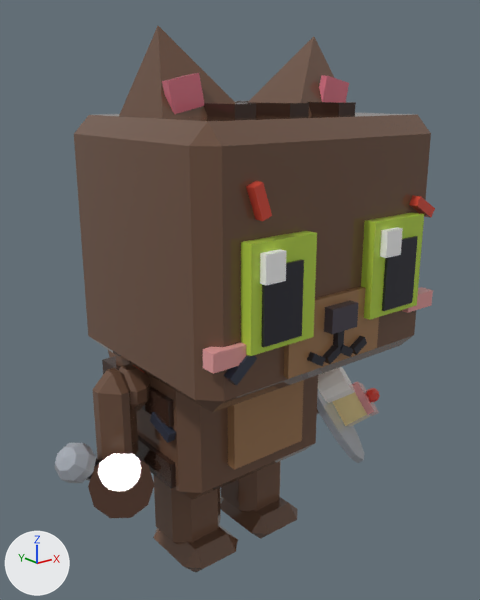
Renders of the glTF model assets/cat-cafe/exports/CatCafe_Cat_Bramble_Work.glb from each side of a commit.
Camera for both pictures: a camera (50 mm lens) standing at (-1.42, -1.96, 1.74) and looking at (0.17, 0.03, 0.95). Lighting does not change. The marker at lower left points along +X, +Y and +Z. The older version comes first. Vertices at exactly the same position are counted once.

Objects in the first picture: 'CatCafe_Cat_Bramble_Work_Body', 'CatCafe_Cat_Bramble_Work_EarL', 'CatCafe_Cat_Bramble_Work_EarR', 'CatCafe_Cat_Bramble_Work_Eye1', 'CatCafe_Cat_Bramble_Work_Eye2', 'CatCafe_Cat_Bramble_Work_Head', 'CatCafe_Cat_Bramble_Work_Held_Barista', 'CatCafe_Cat_Bramble_Work_Held_Entertainer', 'CatCafe_Cat_Bramble_Work_Held_Waiter', 'CatCafe_Cat_Bramble_Work_LegB1', 'CatCafe_Cat_Bramble_Work_LegB2', 'CatCafe_Cat_Bramble_Work_LegF2'.
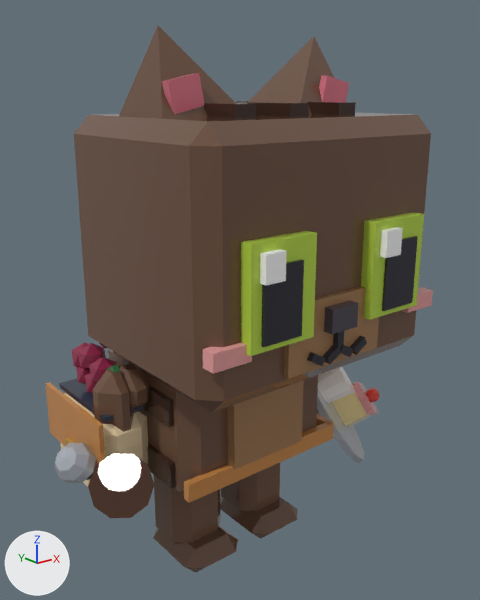
Location of each change, (x1, y1, x2, y2) in pixels of the pictures (480 x 600 px):
'CatCafe_Cat_Bramble_Work_Head', reshaped: before (74, 101, 435, 412); after (74, 101, 433, 412)
'CatCafe_Cat_Bramble_Work_Body', reshaped (34% wider, 11% taller): before (102, 355, 318, 500); after (45, 342, 334, 503)
part 1 of me_catcafe_cat_bramble_work_body, added (brown): after (184, 421, 334, 503)
part 2 of me_catcafe_cat_bramble_work_body, added: after (316, 414, 334, 426)
part 3 of me_catcafe_cat_bramble_work_body, added (brown): after (45, 382, 105, 468)
part 4 of me_catcafe_cat_bramble_work_body, added (mostly hidden): after (65, 437, 74, 446)
part 5 of me_catcafe_cat_bramble_work_body, added: after (59, 378, 144, 422)
part 6 of me_catcafe_cat_bramble_work_body, added: after (85, 373, 97, 394)
part 7 of me_catcafe_cat_bramble_work_body, added: after (76, 367, 90, 385)
part 8 of me_catcafe_cat_bramble_work_body, added: after (89, 357, 116, 383)
part 9 of me_catcafe_cat_bramble_work_body, added (red): after (78, 343, 106, 370)
part 10 of me_catcafe_cat_bramble_work_body, added: after (72, 342, 89, 367)
part 11 of me_catcafe_cat_bramble_work_body, added (brown): after (61, 392, 148, 486)
part 12 of me_catcafe_cat_bramble_work_body, deleted: before (150, 412, 176, 443)
part 13 of me_catcafe_cat_bramble_work_body, added (mostly hidden): after (106, 364, 120, 372)
part 14 of me_catcafe_cat_bramble_work_head, deleted: before (409, 195, 435, 218)
part 15 of me_catcafe_cat_bramble_work_head, deleted: before (223, 355, 257, 386)
part 16 of me_catcafe_cat_bramble_work_head, deleted (red): before (246, 181, 272, 221)

Diff of the bpy script that builds the scene:
```diff
--- a/assets/cat-cafe/exports/CatCafe_Cat_Bramble_Work.glb.py
+++ b/assets/cat-cafe/exports/CatCafe_Cat_Bramble_Work.glb.py
@@ me_catcafe_cat_bramble_work_body @@
 # used by ob_catcafe_cat_bramble_work_body; location = (0.0, 0.0, 0.0)
-me_catcafe_cat_bramble_work_body.from_pydata(...)  # 136 vertices, 228 faces; spans x -0.465..0.465, y -0.356..0.223, z 0.361..1.045
+me_catcafe_cat_bramble_work_body.from_pydata(...)  # 244 vertices, 408 faces; spans x -0.575..0.465, y -0.356..0.282, z 0.334..1.045
+# me_catcafe_cat_bramble_work_body part 1: a new loose piece, a box spanning x -0.347..0.347, y -0.344..-0.315, z 0.423..0.489, in mat_catcafe_palette
+# me_catcafe_cat_bramble_work_body part 2: a new loose piece, a box spanning x 0.33..0.358, y -0.332..0.218, z 0.423..0.489, in mat_catcafe_palette
+# me_catcafe_cat_bramble_work_body part 3: a new loose piece, a box spanning x -0.561..-0.544, y -0.145..0.282, z 0.492..0.699, in mat_catcafe_palette
+# me_catcafe_cat_bramble_work_body part 4: a new loose piece, a box spanning x -0.575..-0.558, y 0.027..0.11, z 0.479..0.547, in mat_catcafe_palette
+# me_catcafe_cat_bramble_work_body part 5: a new loose piece, a box spanning x -0.521..-0.37, y -0.111..0.247, z 0.684..0.7, in mat_catcafe_palette
+# me_catcafe_cat_bramble_work_body part 6: a new loose piece, an icosphere of 20 faces spanning x -0.495..-0.396, y 0.022..0.115, z 0.692..0.802, in mat_catcafe_palette
+# me_catcafe_cat_bramble_work_body part 7: a new loose piece, an icosphere of 20 faces spanning x -0.495..-0.396, y 0.09..0.184, z 0.706..0.816, in mat_catcafe_palette
+# me_catcafe_cat_bramble_work_body part 8: a new loose piece, an icosphere of 20 faces spanning x -0.495..-0.396, y -0.02..0.074, z 0.747..0.857, in mat_catcafe_palette
+# me_catcafe_cat_bramble_work_body part 9: a new loose piece, an icosphere of 20 faces spanning x -0.495..-0.396, y 0.063..0.157, z 0.775..0.885, in mat_catcafe_palette
+# me_catcafe_cat_bramble_work_body part 10: a new loose piece, an icosphere of 20 faces spanning x -0.495..-0.396, y 0.118..0.212, z 0.761..0.871, in mat_catcafe_palette
+# me_catcafe_cat_bramble_work_body part 11: a new loose piece of 24 vertices spanning x -0.549..-0.342, y -0.138..0.275, z 0.334..0.692, in mat_catcafe_palette
+# me_catcafe_cat_bramble_work_body part 12: the loose piece of 8 vertices spanning x -0.361..-0.323, y -0.255..-0.134, z 0.609..0.683 is deleted
+# me_catcafe_cat_bramble_work_body part 13: 8 vertices added at x -0.456..-0.435, y -0.097..0.069, z 0.721..0.856
+# other edits to the shape of me_catcafe_cat_bramble_work_body do not show in these pictures
 me_catcafe_cat_bramble_work_body.materials.append(mat_catcafe_palette)
@@ me_catcafe_cat_bramble_work_head @@
 # used by ob_catcafe_cat_bramble_work_head; location = (0.0, -0.095, 0.969)
-me_catcafe_cat_bramble_work_head.from_pydata(...)  # 144 vertices, 224 faces; spans x -0.475..0.475, y -0.594..0.219, z -0.095..0.741
+me_catcafe_cat_bramble_work_head.from_pydata(...)  # 120 vertices, 188 faces; spans x -0.475..0.475, y -0.594..0.219, z -0.095..0.741
+# me_catcafe_cat_bramble_work_head part 14: the loose piece of 8 vertices spanning x 0.333..0.432, y -0.572..-0.534, z 0.38..0.456 is deleted
+# me_catcafe_cat_bramble_work_head part 15: the loose piece of 8 vertices spanning x -0.419..-0.325, y -0.572..-0.534, z 0.014..0.1 is deleted
+# me_catcafe_cat_bramble_work_head part 16: the loose piece of 8 vertices spanning x -0.342..-0.278, y -0.572..-0.534, z 0.453..0.554 is deleted
 me_catcafe_cat_bramble_work_head.materials.append(mat_catcafe_palette)
```
